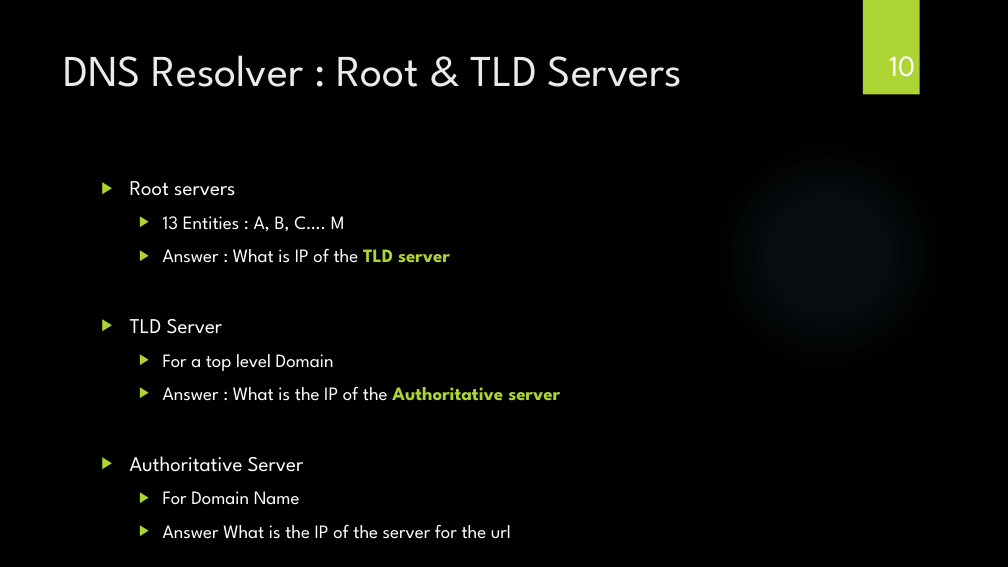
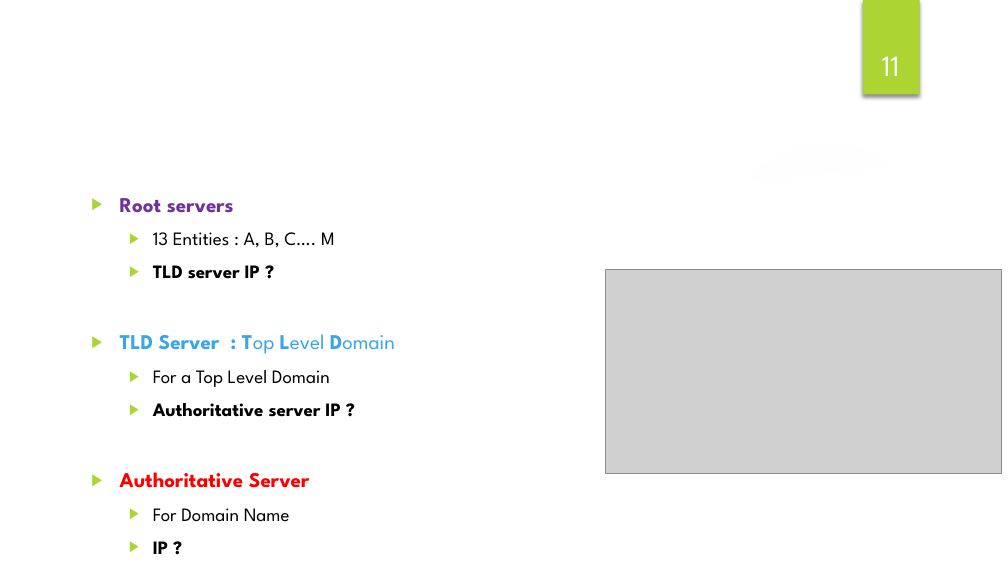
Before and after one commit to rlossec/journey-to-vps-commands, a slide deck: slide 11 of docs/Présentation.pptx (slide 10 before the commit). Drawn at 1008x567 pixels with LibreOffice and Linux fonts; fonts in the diff are those of the drawing; grey boxes stand for pictures; background and template pictures are left out. Boxes give left, top, right and bottom in pixels: in the first picture for what was removed or moved away, otherwise in the second. Text is boxed around its words. In the diff, an @@ line names an element or a change of style, - is before the commit and + after.

```diff
--- a/docs/Présentation.pptx
+++ b/docs/Présentation.pptx
@@ rectangle removed at <box>863,0,919,95</box> @@
@@ rectangle added at <box>863,0,919,95</box>, fill #ACD433 @@
@@ title at <box>63,55,682,87</box>: text changed; text colour #EBEBEB to #FFFFFF @@
-DNS Resolver : Root & TLD Servers
+DNS Resolver - Theory
@@ title "DNS Resolver - Theory" at <box>91,37,831,153</box>: vertical alignment top to middle @@
@@ page number at <box>882,56,900,76</box>: text changed @@
-10
+11
@@ freeform shape added at <box>0,146,1008,567</box>, fill #FFFFFF @@
@@ ellipse at <box>712,139,944,372</box>: fill gradient #7AC4F0 to gradient #F7F7F7 @@
@@ freeform shape added at <box>721,121,1008,190</box>, fill #FFFFFF at 20% opacity @@
@@ text "Root servers": place and size @@
-text "Root servers" at <box>130,181,560,539</box>
+text "Root servers" at <box>120,198,395,554</box>
@@ text at <box>120,198,335,522</box>: text colour #FFFFFF to #7030A0 in "Root servers"; bold on in "Root servers", "Authoritative Server"; text colour #FFFFFF to #000000 in "13 Entities : A, B, C…. M", "For Domain Name"; text colour #FFFFFF to #FF0000 in "Authoritative Server" @@
@@ text at <box>120,265,395,417</box>: text changed; text colour #FFFFFF to #000000; bold on @@
-  ▶ Answer : What is IP of the TLD server
-▶ TLD Server
-  ▶ For a top level Domain
-  ▶ Answer : What is the IP of the Authoritative server
+  ▶ TLD server IP ?
+▶ TLD Server : Top Level Domain
+  ▶ For a Top Level Domain
+  ▶ Authoritative server IP ?
@@ picture added at <box>606,269,1002,473</box> @@
@@ text at <box>153,541,168,554</box>: text changed; text colour #FFFFFF to #000000; bold on @@
-  ▶ Answer What is the IP of the server for the url
+  ▶ IP ?
```
Also in this commit, not shown: 3 other slides changed, 1 slide added.
